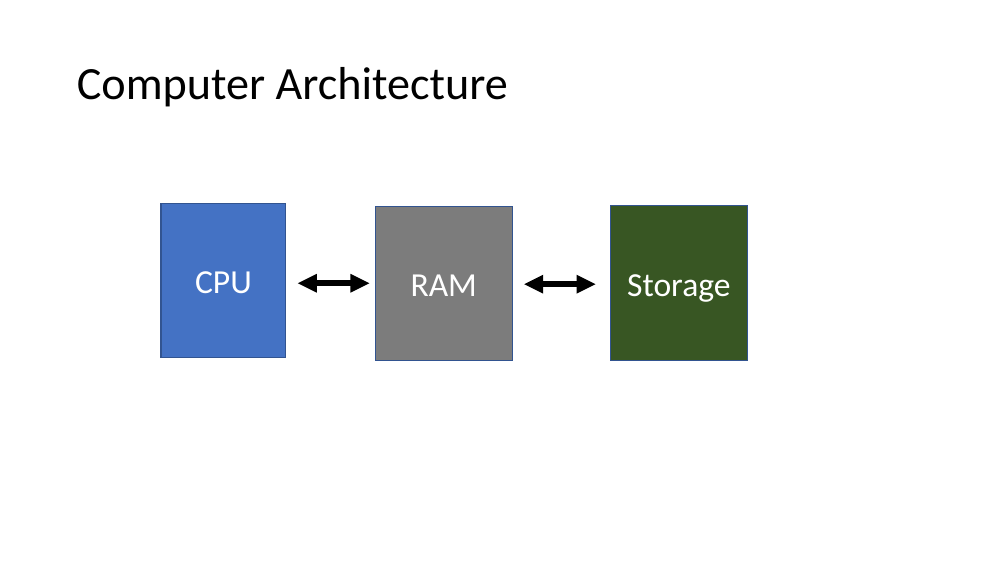
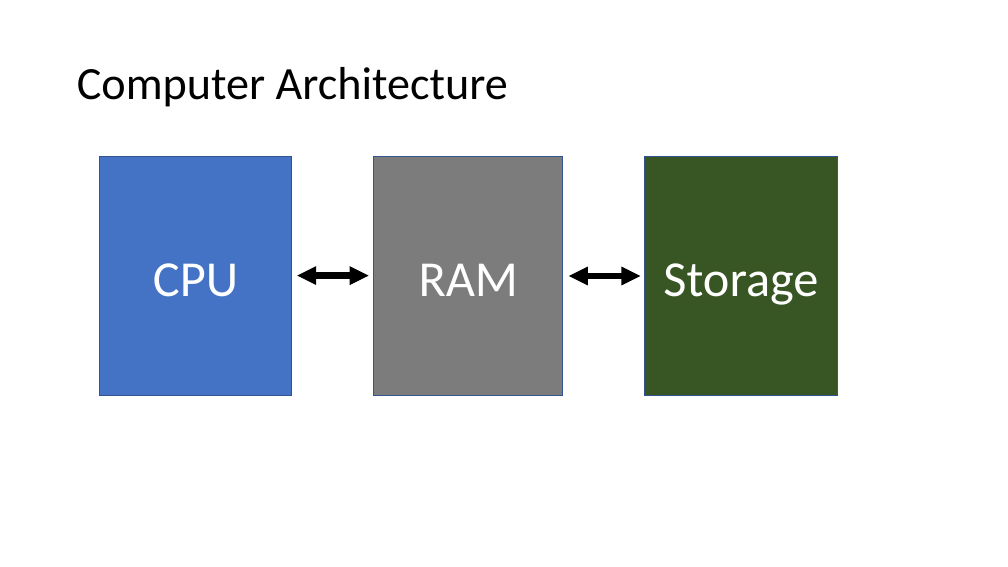
Before and after one commit to perslaursen/OOProg22, a slide deck: slide 21 of Chap/Start/Presentations/HW-Intro2022.pptx. Drawn at 1008x567 pixels with LibreOffice and Linux fonts; fonts in the diff are those of the drawing. Boxes give left, top, right and bottom in pixels: in the first picture for what was removed or moved away, otherwise in the second. Text is boxed around its words. In the diff, an @@ line names an element or a change of style, - is before the commit and + after.

```diff
--- a/Chap/Start/Presentations/HW-Intro2022.pptx
+++ b/Chap/Start/Presentations/HW-Intro2022.pptx
@@ rectangle "CPU": place and size @@
-rectangle "CPU" at (161,203,286,358)
+rectangle "CPU" at (99,157,292,395)
@@ rectangle "RAM": place and size @@
-rectangle "RAM" at (375,206,512,361)
+rectangle "RAM" at (374,157,563,395)
@@ size 32 to 48 pt in 3 elements at (374,157,563,395), (99,157,292,395), (645,157,838,395) @@
@@ rectangle "Storage": place and size @@
-rectangle "Storage" at (611,206,748,361)
+rectangle "Storage" at (645,157,838,395)
@@ double arrow moved from (298, 284) - (370, 284) to (297, 276) - (369, 276) @@
@@ double arrow moved from (524, 284) - (596, 284) to (569, 276) - (640, 276) @@
```
Also in this commit, not shown: 5 other slides changed, 8 other files.
